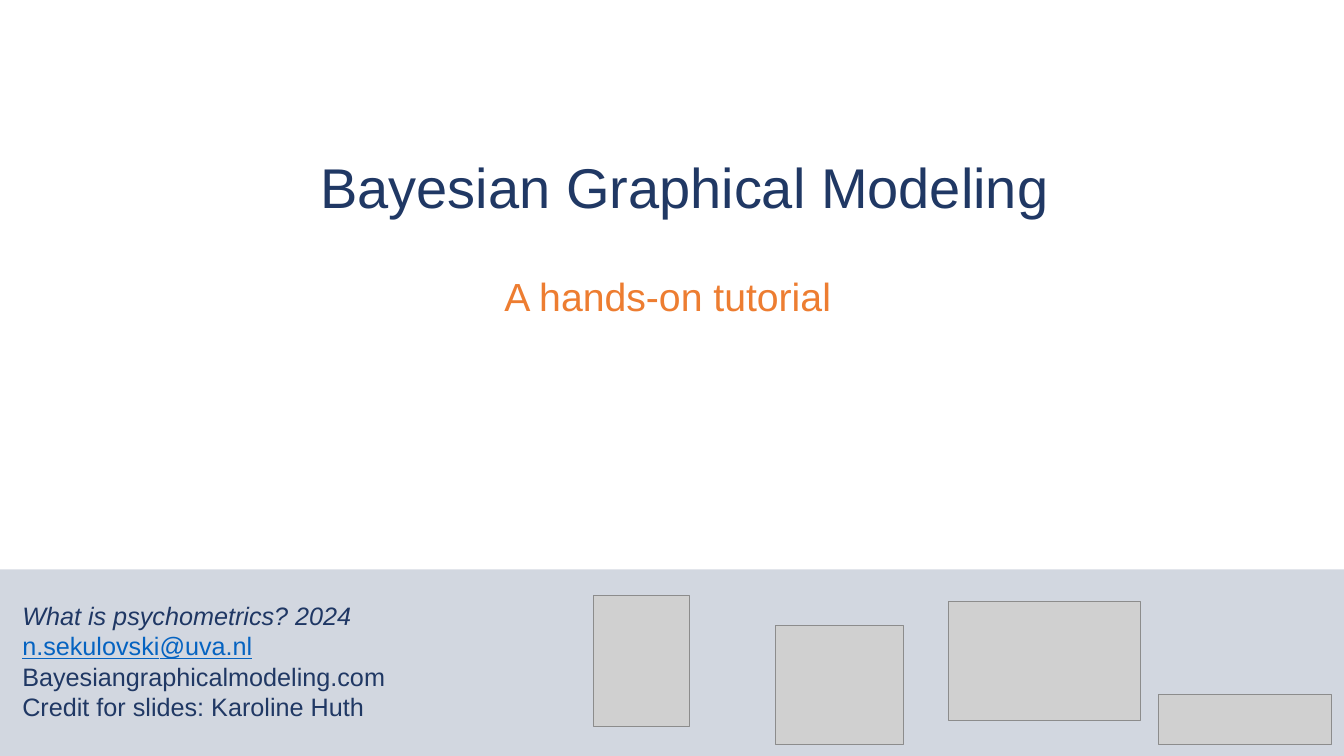
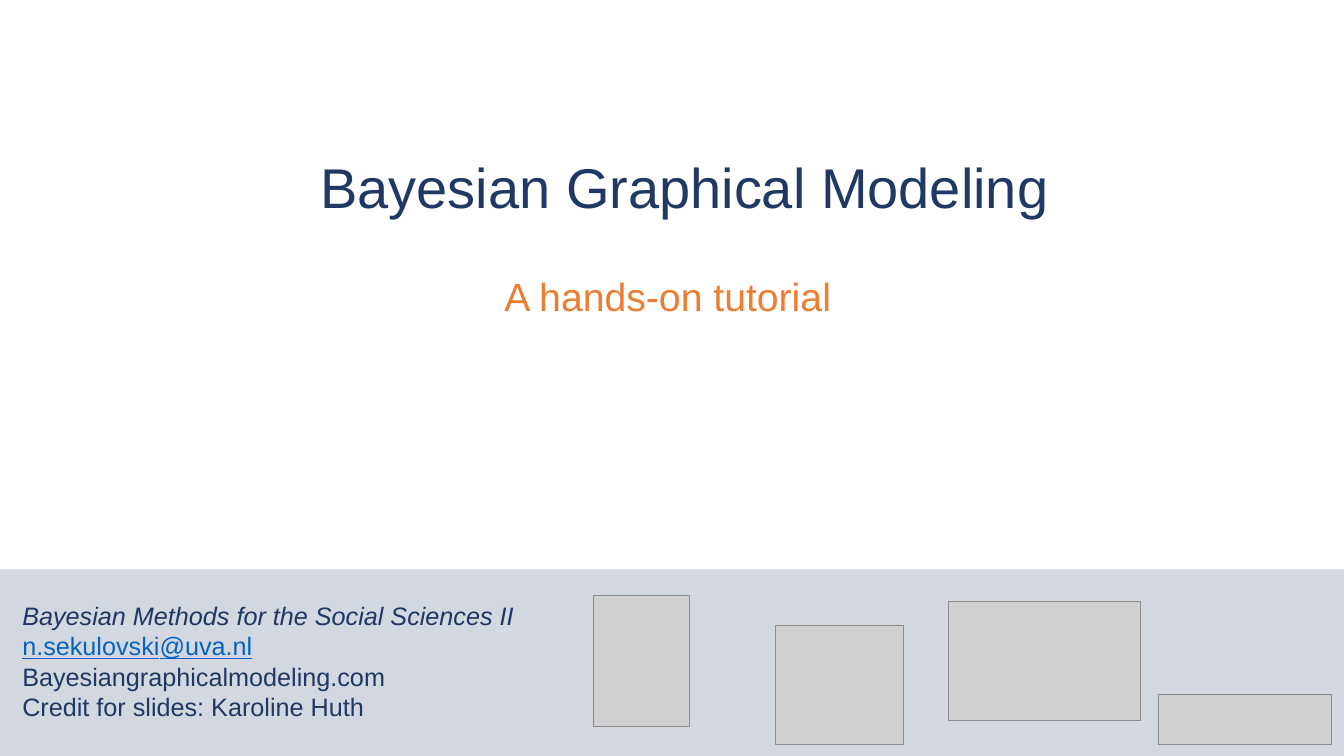
Before and after one commit to Bayesian-Graphical-Modelling-Lab/BGM_Workshops, a slide deck: slide 1 of 2_Tutorial/Part III - Tutorial.pptx. Drawn at 1344x756 pixels with LibreOffice and Linux fonts; fonts in the diff are those of the drawing; grey boxes stand for pictures. Boxes give left, top, right and bottom in pixels: in the first picture for what was removed or moved away, otherwise in the second. Text is boxed around its words. In the diff, an @@ line names an element or a change of style, - is before the commit and + after.

```diff
--- a/2_Tutorial/Part III - Tutorial.pptx
+++ b/2_Tutorial/Part III - Tutorial.pptx
@@ text at bbox=[22, 606, 514, 630]: text changed @@
-What is psychometrics? 2024
+Bayesian Methods for the Social Sciences II
```
Also in this commit, not shown: 18 other slides changed, 1 slide added, 1 other file.
